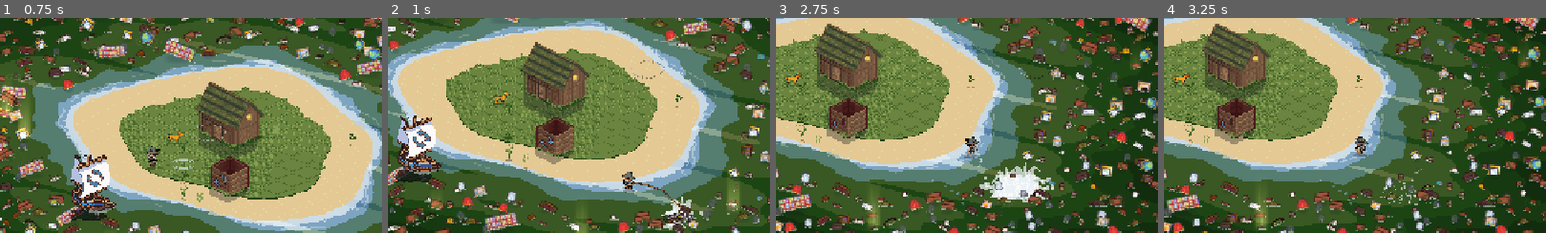
Above: before the commit, frames 1-4 (left to right).
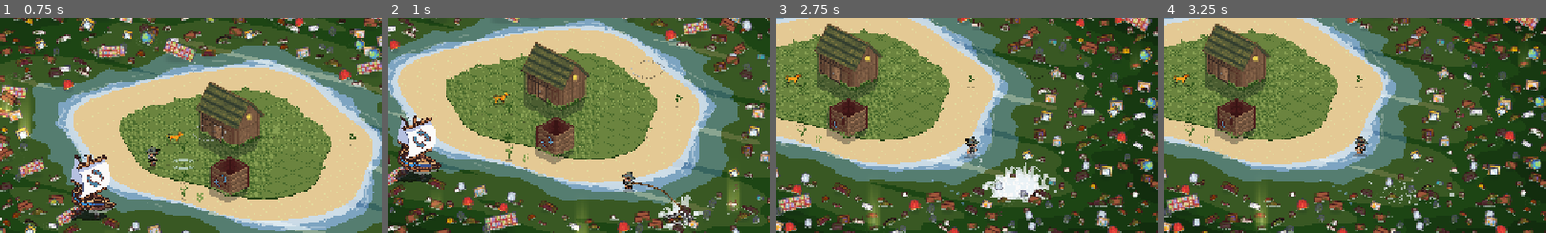
Above: after the commit, the same moments.

Repository: richardwolter/Games
Game: Godot game, scene res://tools/test_lake.tscn
The game is run twice, just before and just after one commit, with the same random seed, the same clock (stepped at 60 frames per second) and the same inputs. This scene is started directly instead of the project's main scene.
Inputs (mouse positions are % of the whole screen's width and height, from its top left):
- Up to frame 1 (0.75 s): tap Enter at 0.5 s; drag from (50, 50) to (60, 28) at 0.52 s
- Up to frame 2 (1 s): no input
- Up to frame 3 (2.75 s): drag from (93, 94) to (45, 70) at 1.27 s; move the mouse to (60, 28) at 2.02 s; hold D (walk_right) from 2.03 s (still down); right-click (60, 28) at 2.1 s; click (60, 28) at 2.17 s
- Up to frame 4 (3.25 s): release D (walk_right) at 2.75 s; drag from (45, 70) to (20, 35) at 2.77 s
The pictures show only the part of the screen within x 26-76%, y 16-66%; the shares and areas given below are measured in that part.

Frame 1 is identical in both runs. In frame 2, 0.3% of the frame differs, in the area x 70-83%, y 82-97%; in frame 3, 0.5%, in the area x 53-74%, y 68-82%; in frame 4, less than 0.1%.

Commit message:
Lake Cleanup: sparser glints on clean water, and every splash crown rolls its own shape
GLINT_MOST 0.7 to 0.4 and the glint cell 14 to 20 art px, about a third of the pops. Each
crown carries a roll that moves the side plumes' lean, their relative heights and the middle
plume's breadth within CROWN_VARY; the span is untouched. test_lake guards both.

Co-Authored-By: Claude Fable 5.1 <noreply@anthropic.com>

Diff:
--- a/Lake Cleanup/scripts/lake.gd
+++ b/Lake Cleanup/scripts/lake.gd
@@ -1302,8 +1302,12 @@
 ## The glints on clean water: the tease of the finished lake's sparkle. `glint` in the
 ## water shader, driven off `_clean_share` bent by GLINT_BITE so the first clean bay pops a
 ## little and the last stretch pops a lot.
+## Sparser on 2026-09-16 (Richard: "decrease the amount of sparkle on clean water during
+## gameplay, it should be more sparse"): GLINT_MOST 0.7 to 0.4 and the shader's cell
+## 14 to 20 art px (GLINT_CELL), about a third of the pops there were.
 const GLINT_BITE := 1.4
-const GLINT_MOST := 0.7
+const GLINT_MOST := 0.4
+const GLINT_CELL := 20.0
 
 
 ## The corner buttons' canvas, F7, debug builds only. See ButtonTuner. Built on the key
@@ -1397,6 +1401,7 @@
 	_water_material.set_shader_parameter(&"island_radius", Iso.ISLAND_RADIUS)
 	_water_material.set_shader_parameter(&"shore_lap", SHORE_LAP)
 	_water_material.set_shader_parameter(&"patch_soft", PATCH_CLOSE_SOFT)
+	_water_material.set_shader_parameter(&"glint_cell", GLINT_CELL)
 	_water_material.set_shader_parameter(&"coast_wave", COAST_WAVE)
 	_water_material.set_shader_parameter(&"coast_waves", COAST_WAVES)
 	_water_material.set_shader_parameter(&"coast_wave_speed", COAST_WAVE_SPEED)
--- a/Lake Cleanup/scripts/water_splash.gd
+++ b/Lake Cleanup/scripts/water_splash.gd
@@ -133,6 +133,15 @@
 var _crown_at := PackedVector2Array()
 var _crown_age := PackedFloat32Array()
 var _crown_span := PackedFloat32Array()
+## One roll per crown (Richard, 2026-09-16: "randomize a bit of the crown format, so it is
+## not repetitive"): the plumes' lean, their heights against each other and the middle
+## one's width are read off it, within CROWN_VARY of the drawn shape. The span — the size —
+## is untouched: the roll is the shape, not the scale.
+var _crown_roll := PackedFloat32Array()
+
+## How far a crown's shape may wander from the drawn one, as a fraction: the side plumes'
+## lean and heights and the middle plume's width each move by up to this much.
+const CROWN_VARY := 0.3
 
 ## Live ripples: where on the plane, how far along, and how wide at birth.
 var _ripple_at := PackedVector2Array()
@@ -223,6 +232,7 @@
 	_crown_at.append(at)
 	_crown_age.append(0.0)
 	_crown_span.append(span)
+	_crown_roll.append(randf())
 
 	if _burst_age.size() < MAX_BURSTS:
 		_burst_at.append(at)
@@ -350,9 +360,11 @@
 			_crown_at[c] = _crown_at[last]
 			_crown_age[c] = _crown_age[last]
 			_crown_span[c] = _crown_span[last]
+			_crown_roll[c] = _crown_roll[last]
 			_crown_at.resize(last)
 			_crown_age.resize(last)
 			_crown_span.resize(last)
+			_crown_roll.resize(last)
 			continue
 		_crown_age[c] = age
 		c += 1
@@ -469,10 +481,19 @@
 		on.draw_colored_polygon(_mound(at, width, height * 0.3), Color(FOAM, alpha * 0.9))
 		# Three plumes: one up the middle and one leaning out each way. Two alone
 		# read as a pair of antlers — there was nothing between them, so the eye
-		# joined the tips instead of the bases.
-		on.draw_colored_polygon(_plume(at, -1.0, width, height * 0.8), ink)
-		on.draw_colored_polygon(_plume(at, 1.0, width, height * 0.8), ink)
-		on.draw_colored_polygon(_plume(at, 0.0, width * 0.5, height), ink)
+		# joined the tips instead of the bases. Each crown's roll sets how far the sides
+		# lean, which side stands taller, and how broad the middle is, so no two are alike.
+		var roll := _crown_roll[c]
+		var lean := 1.0 + (_unroll(roll, 1.0) * 2.0 - 1.0) * CROWN_VARY
+		var tilt := (_unroll(roll, 2.0) * 2.0 - 1.0) * CROWN_VARY
+		var broad := 1.0 + (_unroll(roll, 3.0) * 2.0 - 1.0) * CROWN_VARY
+		on.draw_colored_polygon(
+			_plume(at, -1.0, width, height * 0.8 * (1.0 + tilt), lean), ink
+		)
+		on.draw_colored_polygon(
+			_plume(at, 1.0, width, height * 0.8 * (1.0 - tilt), lean), ink
+		)
+		on.draw_colored_polygon(_plume(at, 0.0, width * 0.5 * broad, height), ink)
 
 	for i in _drop_life.size():
 		# Drops fade over their last quarter only. Fading from the moment they leave
@@ -493,10 +514,14 @@
 ## The spine is a quadratic curve whose control point sits high and *inboard* of
 ## the tip, which is what makes the plume lean over at the top the way thrown water
 ## does. Control point outboard gives a pair of inward-hooking antlers instead.
-func _plume(origin: Vector2, dir: float, width: float, height: float) -> PackedVector2Array:
+##
+## `lean` scales how far out the tip and the control point sit, 1 for the drawn shape.
+func _plume(
+	origin: Vector2, dir: float, width: float, height: float, lean: float = 1.0
+) -> PackedVector2Array:
 	var base := origin + Vector2(dir * width * 0.12, 0.0)
-	var control := origin + Vector2(dir * width * 0.22, -height * 1.05)
-	var tip := origin + Vector2(dir * width * 0.5, -height * 0.62)
+	var control := origin + Vector2(dir * width * 0.22 * lean, -height * 1.05)
+	var tip := origin + Vector2(dir * width * 0.5 * lean, -height * 0.62)
 	var thickness := maxf(width * 0.16, 3.0)
 
 	var steps := 7
@@ -513,6 +538,12 @@
 	for i in range(spine.size() - 1, -1, -1):
 		out.append(spine[i] - _across(spine, i) * thickness * _taper(i, spine.size()))
 	return out
+
+
+## A second, third... number off one roll, 0 to 1, so a crown carries one float and reads
+## several independent-enough shapes off it.
+func _unroll(roll: float, salt: float) -> float:
+	return fposmod(roll * (17.0 + salt * 11.0) + salt * 0.37, 1.0)
 
 
 ## How wide the plume is at a point along its spine: full at the waterline, nothing
--- a/Lake Cleanup/tools/test_lake.gd
+++ b/Lake Cleanup/tools/test_lake.gd
@@ -4202,6 +4202,10 @@
 	_check(half > fresh + 0.2, "clearing half the lake lifts the clean share", "%.3f -> %.3f" % [fresh, half])
 	var glint: float = _water_material().get_shader_parameter(&"glint")
 	_check(glint > 0.0 and glint < 1.0, "the water is told to glint, short of full", "%.3f" % glint)
+	_check(float(_water_material().get_shader_parameter(&"glint_cell")) >= 20.0
+		and float(_main.get(&"GLINT_MOST")) <= 0.4,
+		"and sparsely", "cell %.0f, most %.2f" % [
+			float(_water_material().get_shader_parameter(&"glint_cell")), float(_main.get(&"GLINT_MOST"))])
 	_check(flora.alive_count() > 0, "plants came due beside the cleared water", "%d" % flora.alive_count())
 	var foul_plants := 0
 	for k in flora.candidate_count():
@@ -4288,6 +4292,19 @@
 	var splash_source: String = (load("res://scripts/water_splash.gd") as Script).source_code
 	_check(not splash_source.contains("draw_polyline") and not splash_source.contains("draw_circle"),
 		"nothing in the splash is a line or a circle any more", "")
+	# No two crowns alike: each carries a roll, and the roll moves the shape.
+	var rolls_was := (splash.get(&"_crown_roll") as PackedFloat32Array).size()
+	splash.splash(Vector2(100.0, 100.0), 0.5)
+	splash.splash(Vector2(100.0, 100.0), 0.5)
+	var rolls: PackedFloat32Array = splash.get(&"_crown_roll")
+	_check(rolls.size() == rolls_was + 2 and rolls[rolls.size() - 1] != rolls[rolls.size() - 2],
+		"every crown rolls its own shape", "")
+	var straight: PackedVector2Array = splash.call(&"_plume", Vector2.ZERO, 1.0, 40.0, 20.0, 1.0)
+	var leant: PackedVector2Array = splash.call(&"_plume", Vector2.ZERO, 1.0, 40.0, 20.0, 1.3)
+	_check(straight.size() == leant.size() and straight != leant, "and the roll moves the plume", "")
+	_check(WaterSplash.CROWN_VARY > 0.0 and WaterSplash.CROWN_VARY <= 0.5,
+		"within a bit, not a different crown", "%.2f" % WaterSplash.CROWN_VARY)
+	(splash.get(&"_crown_age") as PackedFloat32Array).clear()
 
 	# The reel's bow wave.
 	var bow := _net.get(&"_bow") as HullFoam
Not shown, changed: Lake Cleanup/CLAUDE.md
